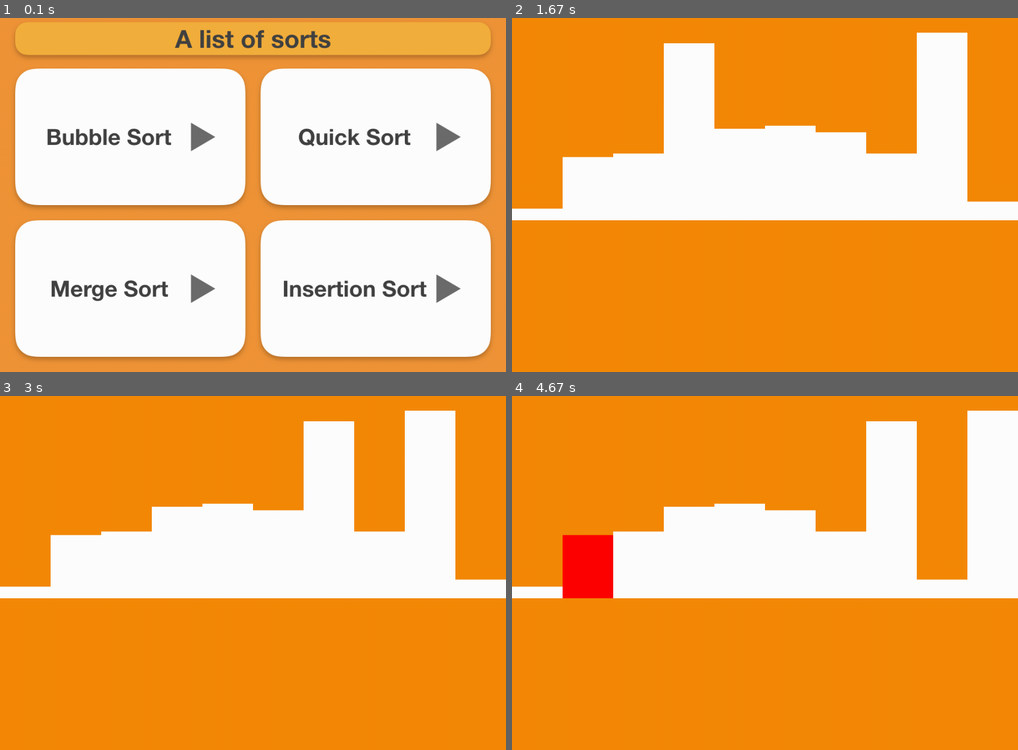
Above: before the commit, frames 1-4 (two rows, left to right).
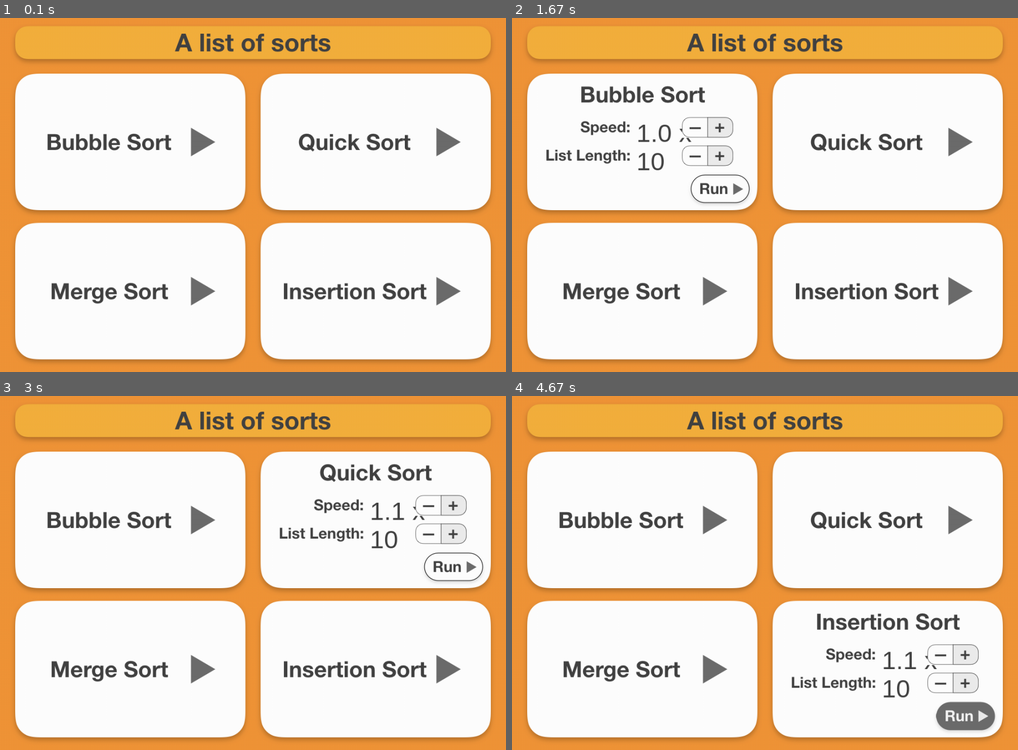
Above: after the commit, the same moments.

Repository: benwoo1110/A-List-of-Sorts
Game: pygame game, started from pygame/00 main.py
Two runs of this game, one before a commit and one after it. Both use one fixed random seed, a clock stepped at 60 frames per second and the inputs below.
Inputs (mouse positions are in pixels of both pictures, inside the frame that each line leads up to):
- Up to frame 1 (0.1 s): no input
- Up to frame 2 (1.67 s): click (719, 187) at 0.38 s; click (547, 42) at 0.77 s; move the mouse to (608, 141) at 1.17 s; click (608, 141) at 1.33 s
- Up to frame 3 (3 s): click (207, 505) at 1.9 s; move the mouse to (263, 452) at 2.3 s; click (263, 452) at 2.65 s
- Up to frame 4 (4.67 s): move the mouse to (770, 608) at 3.13 s; click (770, 608) at 3.42 s; move the mouse to (957, 703) at 3.83 s; click (957, 703) at 4.18 s

The runs differ from the first frame. In frame 1, 12% of the frame differs, in the area x 3-97%, y 1-97%; in frame 2, 83%; in frame 3, 83%; in frame 4, 85%, in the area x 0-100%, y 0-100%.

Commit message:
Updated UI and bubble Sort.

Diff:
--- a/pygame/00 main.py
+++ b/pygame/00 main.py
@@ -37,7 +37,7 @@
 config_font = pygame.font.SysFont('Helvetica Neue Bold', 50)
 
 # Top title bar
-title_height = 70
+title_height = 80
 spacing = 30
 mainscreen_image = pygame.image.load('mainscreen_image.png')
 
@@ -81,7 +81,8 @@
 stepper_btn = pygame.image.load('stepper_btn.png')
 
 # Run button
-run_btn = pygame.image.load('run_btn.png')
+runUnselected_btn = pygame.image.load('runUnselected_btn.png')
+runSelected_btn = pygame.image.load('runSelected_btn.png')
 
 # Sorting config
 runBtn_x, runBtn_y, runBtn_w, runBtn_h = 324, 200, 116, 56
@@ -102,74 +103,98 @@
 
     window.blit(stepper_btn,(frame[0]+speedText_x+stepper_x, frame[1]+speedText_y-3))
     window.blit(stepper_btn,(frame[0]+listlengthText_x+stepper_x, frame[1]+listlengthText_y-3))
+
     update_draw()
 
 # Check if cursor in box
 def cursor(frame, sort_image, show_image):
     global speed, listlength
 
-    mouse_pos = pygame.mouse.get_pos()
-    if frame[0]+sortingBoxes_size_w > mouse_pos[0] > frame[0] and frame[1]+sortingBoxes_size_h > mouse_pos[1] > frame[1]:
-        showConfig(frame, show_image)
+    mousePos = pygame.mouse.get_pos()
+
+    # Cursor in frame of the box
+    sortConfig_drawn = False
+    while frame[0]+sortingBoxes_size_w > mousePos[0] > frame[0] and frame[1]+sortingBoxes_size_h > mousePos[1] > frame[1]:
+        # Change to sorConfig_btn
+        if not sortConfig_drawn:
+            showConfig(frame, show_image)
+            sortConfig_drawn = True
 
         # Mouse click in stepper
-        if event.type == pygame.MOUSEBUTTONDOWN:
-            # Stepper for speed
-            # -
-            if 0.2 < speed:
-                if frame[0]+speedText_x+stepper_x+50 > mouse_pos[0] > frame[0]+speedText_x+stepper_x and frame[1]+speedText_y-3+39 > mouse_pos[1] > frame[1]+speedText_y-3:
-                    speed -= 0.1
-                    showConfig(frame, show_image)
-            # +
-            if speed < 4.9:
-                if frame[0]+speedText_x+stepper_x+100 > mouse_pos[0] > frame[0]+speedText_x+stepper_x+50 and frame[1]+speedText_y-3+39 > mouse_pos[1] > frame[1]+speedText_y-3:
-                    speed += 0.1
-                    showConfig(frame, show_image)
-
-            # Stepper for listlength
-            # -
-            if 1 < listlength:
-                if frame[0]+listlengthText_x+stepper_x+50 > mouse_pos[0] > frame[0]+listlengthText_x+stepper_x and frame[1]+listlengthText_y-3+39 > mouse_pos[1] > frame[1]+listlengthText_y-3:
-                    listlength -= 1
-                    showConfig(frame, show_image)
-            # +
-            if listlength < 100:
-                if frame[0]+listlengthText_x+stepper_x+100 > mouse_pos[0] > frame[0]+listlengthText_x+stepper_x+50 and frame[1]+listlengthText_y-3+39 > mouse_pos[1] > frame[1]+listlengthText_y-3:
-                    listlength += 1
-                    showConfig(frame, show_image)
-
-        # Mouse click in box
-        if frame[0]+runBtn_x+runBtn_w > mouse_pos[0] > frame[0]+runBtn_x and frame[1]+runBtn_y+runBtn_h > mouse_pos[1] > frame[1]+runBtn_y:
-            window.blit(run_btn, (frame[0]+runBtn_x, frame[1]+runBtn_y))
+        for event in pygame.event.get():
+            if event.type == pygame.MOUSEBUTTONDOWN:
+                # Stepper for speed
+                # click "-"
+                if 0.3 < speed: # 0.2 is min number
+                    if frame[0]+speedText_x+stepper_x+50 > mousePos[0] > frame[0]+speedText_x+stepper_x and frame[1]+speedText_y-3+39 > mousePos[1] > frame[1]+speedText_y-3:
+                        speed -= 0.1
+                        showConfig(frame, show_image)
+                # click "+"
+                if speed < 7.9: # 8.0 is max number
+                    if frame[0]+speedText_x+stepper_x+100 > mousePos[0] > frame[0]+speedText_x+stepper_x+50 and frame[1]+speedText_y-3+39 > mousePos[1] > frame[1]+speedText_y-3:
+                        speed += 0.1
+                        showConfig(frame, show_image)
+
+                # Stepper for listlength
+                # click "-"
+                if 1 < listlength: # 0 is min number
+                    if frame[0]+listlengthText_x+stepper_x+50 > mousePos[0] > frame[0]+listlengthText_x+stepper_x and frame[1]+listlengthText_y-3+39 > mousePos[1] > frame[1]+listlengthText_y-3:
+                        listlength -= 1
+                        showConfig(frame, show_image)
+                # click "+"
+                if listlength < 100: # 100 is max number
+                    if frame[0]+listlengthText_x+stepper_x+100 > mousePos[0] > frame[0]+listlengthText_x+stepper_x+50 and frame[1]+listlengthText_y-3+39 > mousePos[1] > frame[1]+listlengthText_y-3:
+                        listlength += 1
+                        showConfig(frame, show_image)
+
+        # Cursor on run_btn
+        runSelected_drawn = False
+        while frame[0]+runBtn_x+runBtn_w > mousePos[0] > frame[0]+runBtn_x and frame[1]+runBtn_y+runBtn_h > mousePos[1] > frame[1]+runBtn_y:
+            # if runSelected_btn not drawn
+            if not runSelected_drawn:
+                window.blit(runSelected_btn, (frame[0]+runBtn_x, frame[1]+runBtn_y))
+                update_draw()
+                runSelected_drawn = True
+
+            # Cursor click run_btn
+            for event in pygame.event.get():
+                if event.type == pygame.MOUSEBUTTONDOWN: return True # run sort algorithm
+
+            mousePos = pygame.mouse.get_pos()
+
+        # Cursor move out of run_btn
+        if runSelected_drawn:
+            window.blit(runUnselected_btn, (frame[0]+runBtn_x, frame[1]+runBtn_y))
             update_draw()
-            if event.type == pygame.MOUSEBUTTONDOWN: return True
-
-    else:
+
+        mousePos = pygame.mouse.get_pos()
+        # buffer()
+
+    # Cursor is out of the box, change have to sort_btn
+    if sortConfig_drawn:
         window.blit(sort_image, frame)
         update_draw()
 
+# Main loop
 while True:
-    for event in pygame.event.get():
-        if event.type == pygame.QUIT:
-            pygame.quit()
-            quit()
-
-        if cursor(bubblesort_frame, bubblesort_btn, bubblesortConfig_btn):
-            bubblesort(speed, listlength)
-            setTitle() # Reset
-            setBoxes()
-        elif cursor(quicksort_frame, quicksort_btn, quicksortConfig_btn):
-            quicksort(speed, listlength)
-            setTitle() # Reset
-            setBoxes()
-        elif cursor(mergesort_frame, mergesort_btn, mergesortConfig_btn):
-            mergesort(speed, listlength)
-            setTitle() # Reset
-            setBoxes()
-        elif cursor(insertionsort_frame, insertionsort_btn, insertionsortConfig_btn): # Algorithm not done
-            # insertionsort()
-            setTitle() # Reset
-            setBoxes()
+    if cursor(bubblesort_frame, bubblesort_btn, bubblesortConfig_btn):
+        bubblesort(speed, listlength)
+        setTitle() # Reset
+        setBoxes()
+    elif cursor(quicksort_frame, quicksort_btn, quicksortConfig_btn):
+        quicksort(speed, listlength)
+        setTitle() # Reset
+        setBoxes()
+    elif cursor(mergesort_frame, mergesort_btn, mergesortConfig_btn):
+        mergesort(speed, listlength)
+        setTitle() # Reset
+        setBoxes()
+    elif cursor(insertionsort_frame, insertionsort_btn, insertionsortConfig_btn): # Algorithm not done
+        # insertionsort()
+        setTitle() # Reset
+        setBoxes()
+
+    buffer()
 
 
 
--- a/pygame/bubblesort.py
+++ b/pygame/bubblesort.py
@@ -1,19 +1,29 @@
+import pygame
+from random import randint
+import time
+
 # Declaring Variables
+window_size = (1000, 700)
+
+listLength = 0
+titleHeight = 128
+maxHeight = 390
+spacing = 75
+
+numOfSwaps = 0
+runTime = 0
+swap = False
+
 heightList = []
-listLength = 10
-numOfSelections = 0
-numOfSwaps = 0
-swap = False
-size = (1000, 700)
-
-# coordinate for drawing
-xList, y, w = [], 0, size[0]/listLength
+xList, y, w = [], 0, 0
 
 def bubblesort(speed, length):
-    import pygame
-    from random import randint
+    global heightList, xList, w, listLength, titleHeight, numOfSwaps, runTime, swap, window_size
 
-    global heightList, xList, w, listLength, numOfSelections, numOfSwaps, swap, size
+    # Initialization
+    pygame.init()
+    pygame.font.init()
+    window = pygame.display.set_mode((window_size))
 
     # Reset variables
     heightList = []
@@ -24,89 +34,120 @@
 
     # Change accordance to length and speed input
     listLength = length
-    w = size[0]/listLength
+    w = (window_size[0]-spacing*2)/listLength
 
-    # Initializing the window
-    pygame.init()
-    window = pygame.display.set_mode((size))
-    pygame.display.set_caption("Bubble-Sort Visualization")
-    background_colour = pygame.Color(245, 138, 7)
+    # colours
     white = pygame.Color(255, 255, 255)
     red = pygame.Color(255, 0, 0)
     green = pygame.Color(0, 255, 0)
+    stats_colour = pygame.Color(67, 67, 67)
+
+    # Font set
+    stats_font = pygame.font.SysFont('Helvetica Neue Bold', 50)
 
     # Creating all the random numbers
     for i in range(listLength):
-        heightList.append(randint(10, 400))
-        xList.append(w*i)
+        heightList.append(randint(10, maxHeight))
+        xList.append(spacing + w*i)
 
-    # Displaying bars on the window
+    def rect_draw(colour, x, y, w, h):
+        pygame.draw.rect(window, colour, (x, y, w, h), 0)
+
+    def draw():
+        global xList, y, heightList, listLength, numOfSwaps
+
+        # Top title bar
+        bubblesortAlgo_image = pygame.image.load('bubblesortAlgo_image.png')
+        window.blit(bubblesortAlgo_image,(0, 0))
+
+        # show stats
+        timeStats_text = stats_font.render(str(round(time.time() - runTime, 3)) + " sec", True, stats_colour)
+        swapStats_text = stats_font.render(str(numOfSwaps), True, stats_colour)
+        speedStats_text = stats_font.render(str(round(speed, 1)) + " x", True, stats_colour)
+        listlengthStats_text = stats_font.render(str(int(listLength)), True, stats_colour)
+        window.blit(timeStats_text,(321, 564))
+        window.blit(swapStats_text,(321, 612))
+        window.blit(speedStats_text,(739, 564))
+        window.blit(listlengthStats_text,(739, 612))
 
 
-    def draw():
-        global xList, y, heightList
-        window.fill(background_colour)
         for i in range(listLength):
-            pygame.draw.rect(
-                window, white, (xList[i], 400-heightList[i], w, heightList[i]), 0)
+            rect_draw(white, xList[i], maxHeight+titleHeight-heightList[i], w, heightList[i])
 
+    def backBtn_click():
+        backBtn_x, backBtn_y, backBtn_w, backBtn_h = 48, 28, 42, 42
+        mousePos = pygame.mouse.get_pos()
 
-    def buffer():
-        for event in pygame.event.get():
-            if event.type == pygame.QUIT:
-                pygame.quit()
+        # if cusor click in
+        if event.type == pygame.MOUSEBUTTONDOWN:
+            if backBtn_x+backBtn_w > mousePos[0] > backBtn_x and backBtn_y+backBtn_h > mousePos[1] > backBtn_y:
+                return True
 
+    def update_draw():
+        pygame.display.flip()
+        pygame.display.update()
+        pygame.time.Clock().tick(10000000000)
 
-    def update_draw(speed):
-        pygame.display.update()
-        pygame.time.Clock().tick(int(5*speed))
-
+    # Start sort
+    runTime = time.time()
+    # Load time cover
+    timeCover_image = pygame.image.load('timeCover_image.png')
 
     # Algorithm
     for i in range(listLength-1, 0, -1):
         for j in range(i):
-            draw()
-            update_draw(speed)
+            draw() # Draw fundamental bars first
 
             if swap:
-                pygame.draw.rect(
-                    window, green, (xList[j], 400-heightList[j], w, heightList[j]), 0)
+                rect_draw(green, xList[j], maxHeight+titleHeight-heightList[j], w, heightList[j])
                 swap = False
             else:
-                pygame.draw.rect(
-                    window, red, (xList[j], 400-heightList[j], w, heightList[j]), 0)
+                rect_draw(red, xList[j], maxHeight+titleHeight-heightList[j], w, heightList[j])
 
-            update_draw(speed)
+            update_draw()
 
             if heightList[j] > heightList[j+1]:
                 heightList[j], heightList[j+1] = heightList[j+1], heightList[j]
                 swap = True
 
-                numOfSelections += 1
                 numOfSwaps += 1
 
-            numOfSelections += 1
+            for i in range(int(400/speed)):
+                # check if back btn clicked
+                for event in pygame.event.get():
+                    if backBtn_click(): return None # End program
+                    if event.type == pygame.QUIT: pygame.quit()
 
-            buffer()
+                time.sleep(0.001)
 
     # Sort ended
+    time_end = time.time()
 
     # Print sorted list to console
     print(heightList)
-    print("Selections: {}\nSwaps: {}".format(numOfSelections, numOfSwaps))
+    print("Swaps: {}".format(numOfSwaps))
+    print(time_end - runTime)
 
     # Ending animation
     # green going up
     for i in range(listLength):
-        pygame.draw.rect(
-            window, green, (xList[i], 400-heightList[i], w, heightList[i]), 0)
-        update_draw(speed)
+        rect_draw(green, xList[i], maxHeight+titleHeight-heightList[i], w, heightList[i])
+        update_draw()
 
-        buffer()
+        for event in pygame.event.get():
+            if backBtn_click(): return None # End program
+            if event.type == pygame.QUIT: pygame.quit()
+
     # green going down
     for i in range(listLength-1, -1, -1):
-        pygame.draw.rect(
-            window, white, (xList[i], 400-heightList[i], w, heightList[i]), 0)
-        update_draw(speed)
+        rect_draw(white, xList[i], maxHeight+titleHeight-heightList[i], w, heightList[i])
+        update_draw()
 
-        buffer()
+        for event in pygame.event.get():
+            if backBtn_click(): return None # End program
+            if event.type == pygame.QUIT: pygame.quit()
+
+    while True:
+        for event in pygame.event.get():
+            if backBtn_click(): return None # End program
+            if event.type == pygame.QUIT: pygame.quit()
Binary file added: pygame/bubblesortAlgo_image.png
Binary file changed: pygame/mainscreen_image.png
Binary file added: pygame/runSelected_btn.png
Binary file added: pygame/runUnselected_btn.png
Binary file added: pygame/timeCover_image.png
